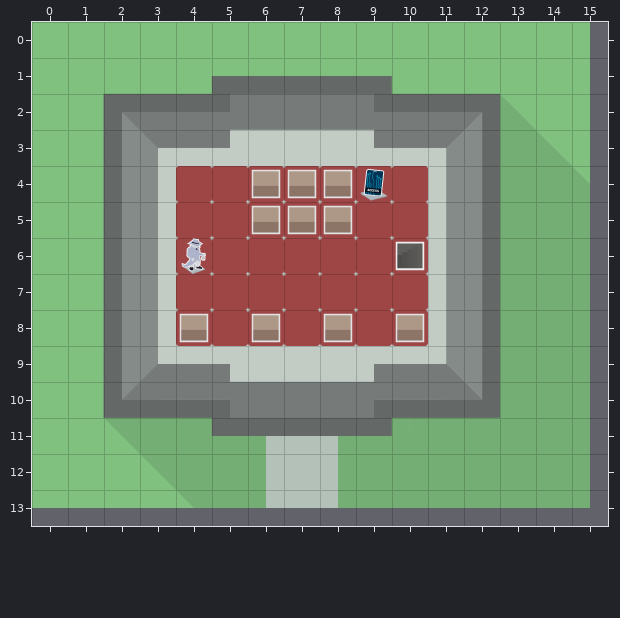
Tiled map: src/resources/maps/level-1-floor-1.tmx. That is the earlier state.
Cells are 75x75 px. Shown: x 0..15, y 0..13.
After:
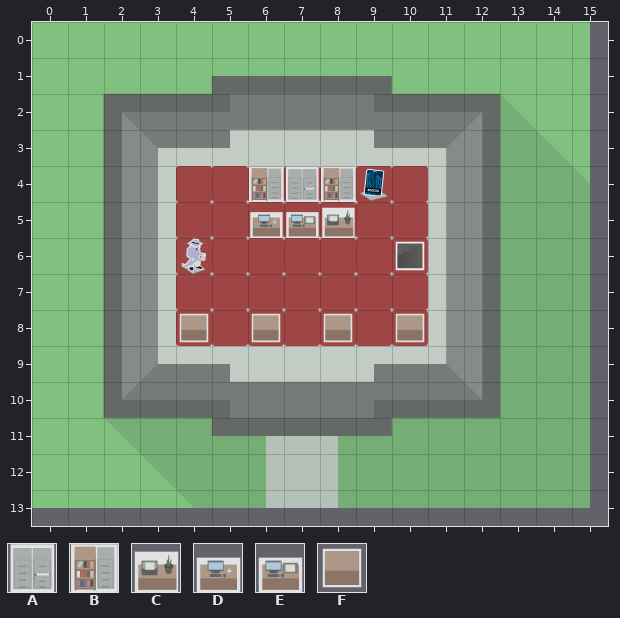
Key: from "assets": A 24, B 25, C 34, D 42, E 43; from "tiles": F 0.
_ is an empty cell.
The exact change:
Layer "Assets":
The edit turns tile F into tile A in row 4 at x 7.
The edit turns tile F into tile B in row 4 at x 6 and 8.
The edit turns tile F into tile C in row 5 at x 8.
The edit turns tile F into tile D in row 5 at x 6.
The edit turns tile F into tile E in row 5 at x 7.
Boxes around the changes in both pictures, in picture pixels (x1, y1, x2, y2):
changed: (249, 166, 356, 238)
